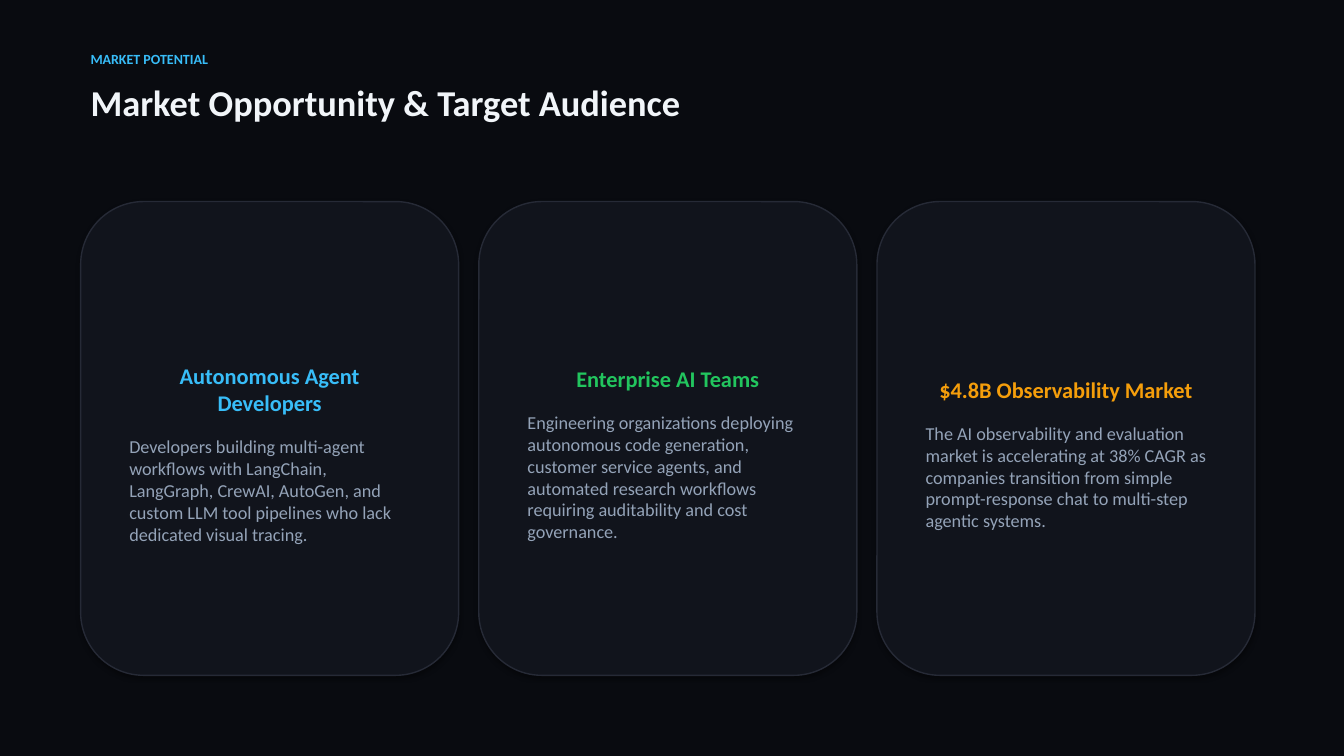
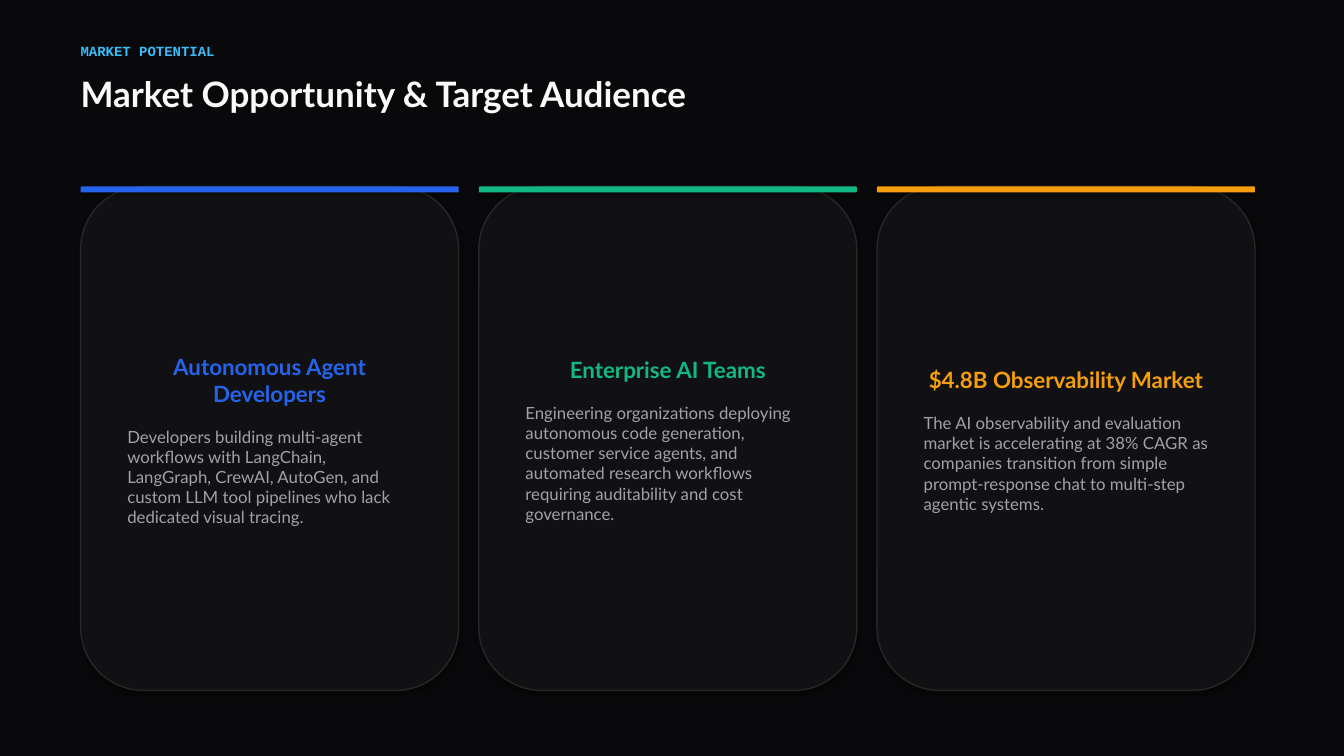
Before and after one commit to IHassanshaikh/Agent-Arena, a slide deck: slide 8 of AgentArena_Hackathon_Pitch.pptx. Drawn at 1344x756 pixels with LibreOffice and Linux fonts; fonts in the diff are those of the drawing. Boxes give left, top, right and bottom in pixels: in the first picture for what was removed or moved away, otherwise in the second. Text is boxed around its words. In the diff, an @@ line names an element or a change of style, - is before the commit and + after.

Commit message:
docs: update PPT presentation styling and incorporate live Vercel deployment link

```diff
--- a/AgentArena_Hackathon_Pitch.pptx
+++ b/AgentArena_Hackathon_Pitch.pptx
@@ rectangle at [0,0,1344,756]: fill #090B10 to #09090B @@
@@ text "MARKET POTENTIAL" at [81,46,214,56]: font Calibri to Courier New @@
@@ text "Market Opportunity & Target Audience" at [81,81,686,114]: size 26 to 25 pt, font Calibri to Lato, text colour #F1F5F9 to #FAFAFA @@
@@ rounded rectangle "Autonomous Agent Developers": place and size @@
-rounded rectangle "Autonomous Agent Developers" at [81,202,459,676]
+rounded rectangle "Autonomous Agent Developers" at [81,187,459,691]
@@ rounded rectangle "Autonomous Agent Developers" at [81,187,459,691]: font Calibri to Lato; text colour #38BDF8 to #2563EB in "Autonomous Agent Developers"; size 13 to 12 pt, text colour #94A3B8 to #A1A1AA in "Developers building multi-agent workflows with LangChain, La ..."; fill #11141C to #111114; outline #262A36 1 pt to #27272A 1 pt @@
@@ rounded rectangle added at [81,187,459,193], fill #2563EB @@
@@ rounded rectangle "Enterprise AI Teams": place and size @@
-rounded rectangle "Enterprise AI Teams" at [479,202,857,676]
+rounded rectangle "Enterprise AI Teams" at [479,187,857,691]
@@ rounded rectangle "Enterprise AI Teams" at [479,187,857,691]: font Calibri to Lato; text colour #22C55E to #10B981 in "Enterprise AI Teams"; size 13 to 12 pt, text colour #94A3B8 to #A1A1AA in "Engineering organizations deploying autonomous code generati ..."; fill #11141C to #111114; outline #262A36 1 pt to #27272A 1 pt @@
@@ rounded rectangle added at [479,187,857,193], fill #10B981 @@
@@ rounded rectangle "$4.8B Observability Market": place and size @@
-rounded rectangle "$4.8B Observability Market" at [877,202,1255,676]
+rounded rectangle "$4.8B Observability Market" at [877,187,1255,691]
@@ rounded rectangle "$4.8B Observability Market" at [877,187,1255,691]: font Calibri to Lato; size 13 to 12 pt, text colour #94A3B8 to #A1A1AA in "The AI observability and evaluation market is ..."; fill #11141C to #111114; outline #262A36 1 pt to #27272A 1 pt @@
@@ rounded rectangle added at [877,187,1255,193], fill #F59E0B @@
```
Also in this commit, not shown: 9 other slides changed, 3 other files.
